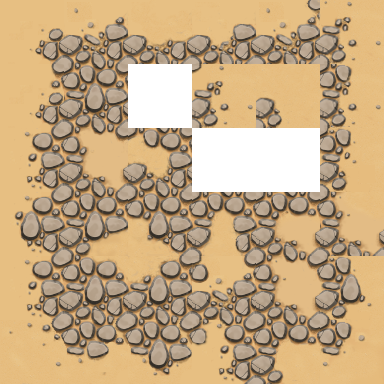
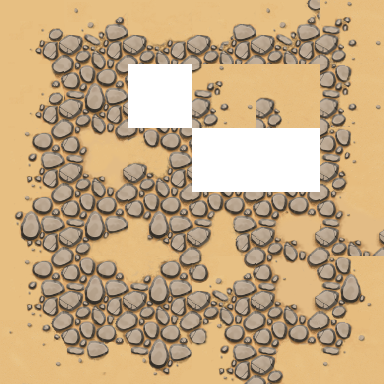
Comparing the layer stacks of the two 384×384 images. Changes:
painted on "2.png" over [67, 2, 92, 24]
painted on "2B" over [132, 7, 192, 36]
painted on "2c" over [219, 17, 256, 32]
painted on "2u" over [209, 263, 243, 320]
painted on "2L" over [259, 2, 284, 22]
painted on "3.png" over [330, 51, 373, 64]
painted on "4U" over [128, 135, 160, 173]
painted on "4u-base" over [128, 135, 129, 164]
painted on "8U" over [192, 199, 224, 256]
painted on "6.png" over [320, 256, 384, 314]
painted on "6B.png" over [330, 129, 384, 192]
painted on "6C" over [330, 64, 375, 125]
painted on "6L" over [320, 217, 336, 256]
painted on "6U" over [83, 130, 128, 189]
painted on "8L" over [292, 320, 320, 382]
painted on "9.png" over [326, 326, 384, 384]
painted on "sand-lr" over [95, 233, 128, 256]
painted on "sand-ur" over [107, 257, 128, 279]
painted on "sand-LL" over [128, 221, 168, 256]
painted on "sand-ul" over [128, 256, 142, 259]
painted on "8b-base copy" over [128, 256, 157, 280]
